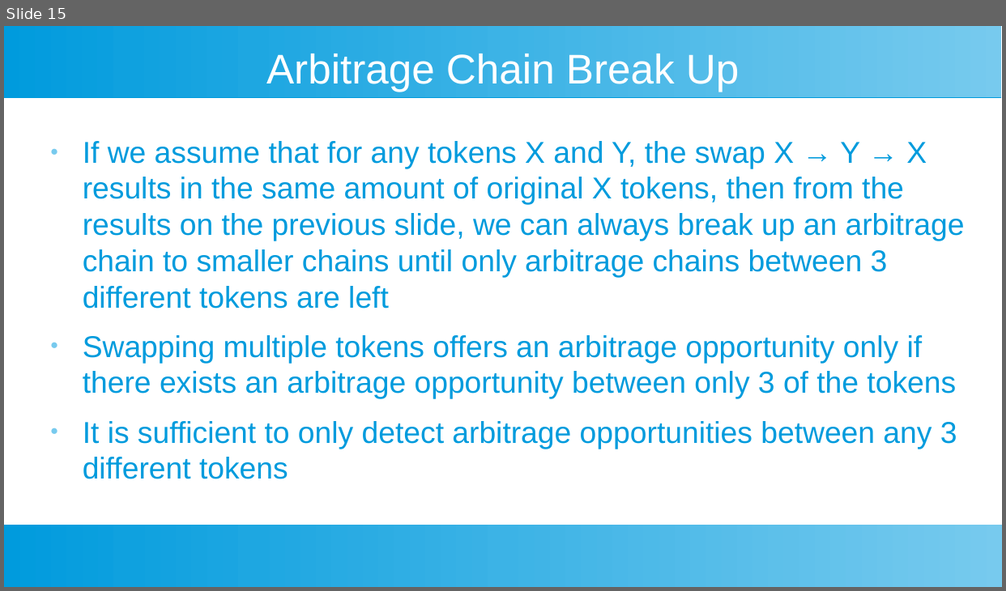
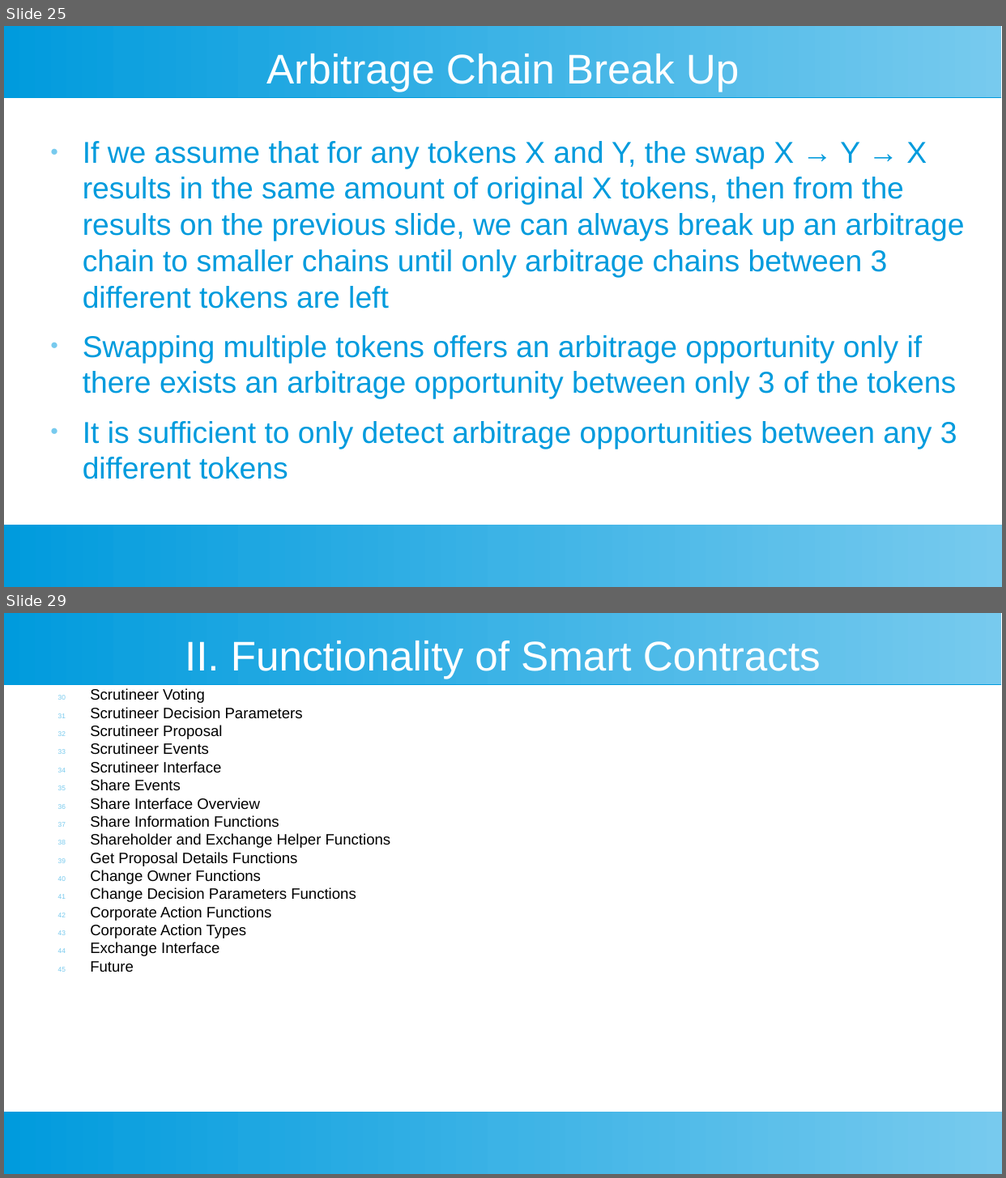
Before and after one commit to toongeorges/cryptoshares, a slide deck: design.odp. Shown one above the other, each under a label of ours: slide 15 before the commit, slides 25 and 29 after it; the slides between them are not shown. The pictures are 1006x591 and 1006x1178 pixels, drawn with LibreOffice and Linux fonts; fonts in the diff are those of the drawing. Boxes give left, top, right and bottom in pixels: in the first picture for what was removed or moved away, otherwise in the second. Text is boxed around its words. In the diff, an @@ line names an element or a change of style, - is before the commit and + after.

```diff
--- a/design.odp
+++ b/design.odp
@@ slide 29 added at [4,613,1002,1174], background #FFFFFF; not listed: 2 template elements that a slide beside it also shows @@
@@ title added at [185,641,820,679], 33 pt, text #FFFFFF @@
+II. Functionality of Smart Contracts
@@ text added at [90,688,391,956], 12 pt, text #000000 @@
+30 Scrutineer Voting
+31 Scrutineer Decision Parameters
+32 Scrutineer Proposal
+33 Scrutineer Events
+34 Scrutineer Interface
+35 Share Events
+36 Share Interface Overview
+37 Share Information Functions
+38 Shareholder and Exchange Helper Functions
+39 Get Proposal Details Functions
+40 Change Owner Functions
+41 Change Decision Parameters Functions
+42 Corporate Action Functions
+43 Corporate Action Types
+44 Exchange Interface
+45 Future
@@ what was slide 15 is now slide 25 @@
```
Also in this commit, not shown: 7 slides changed, 27 other slides added, 1 slide removed.
